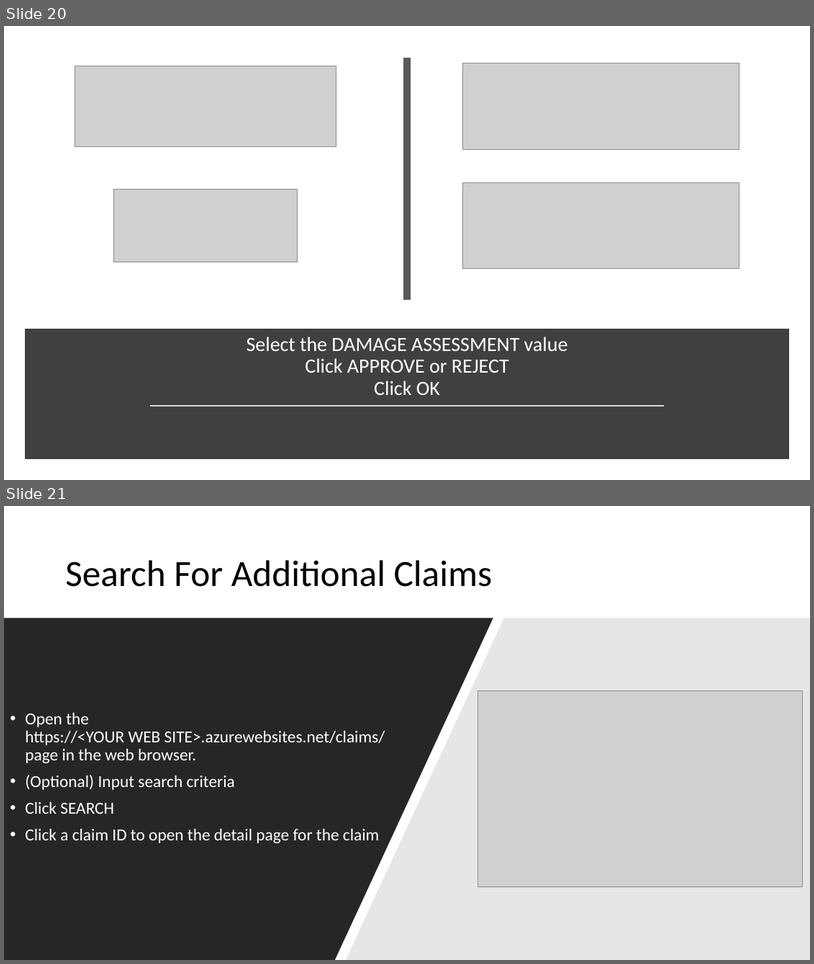
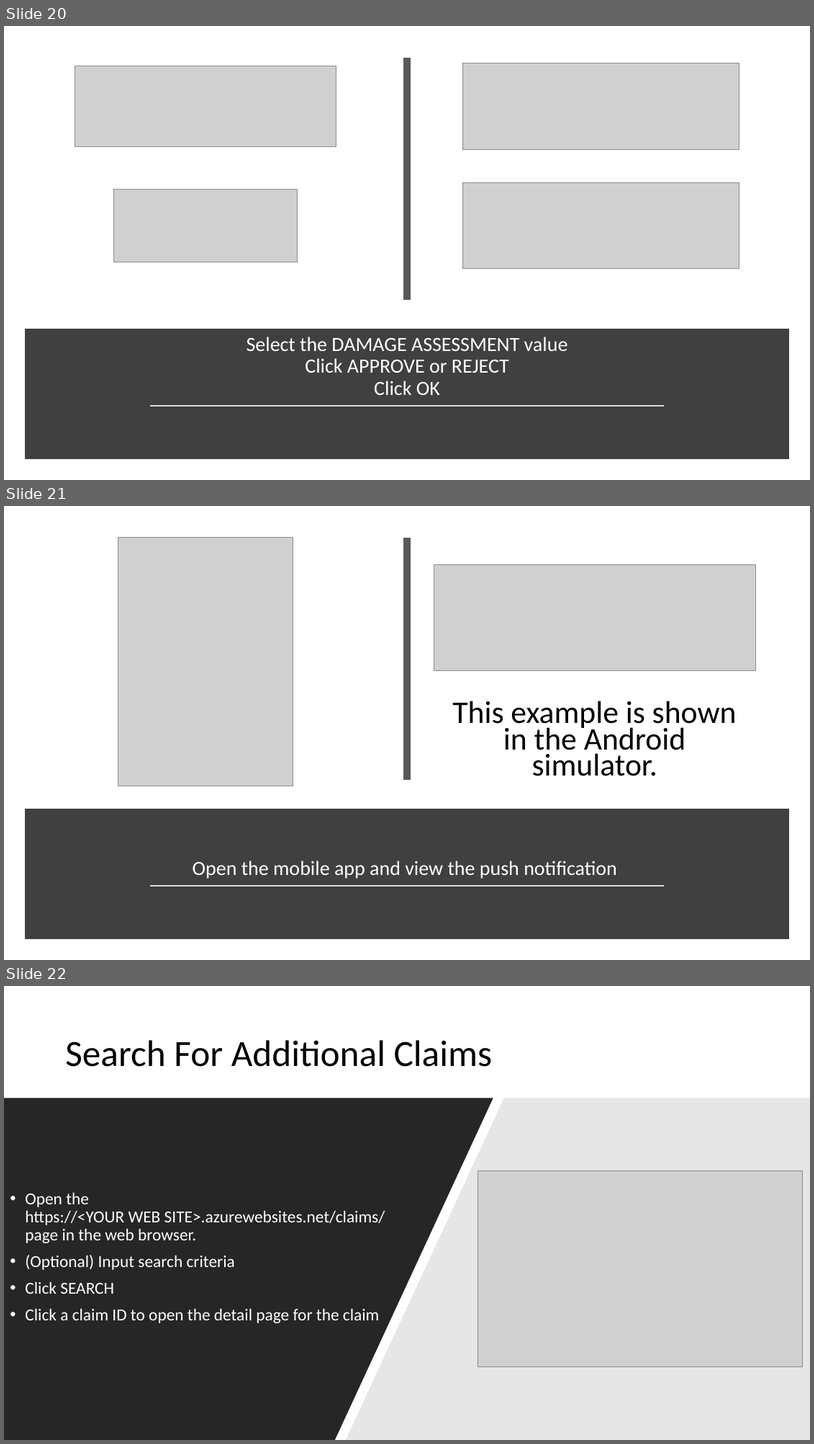
Before and after one commit to TylerLu/ContosoInsurance2, a slide deck: Src/Demo Script.pptx. Shown one above the other, each under a label of ours: slides 20 and 21 before the commit, slides 20, 21 and 22 after it. The pictures are 814x964 and 814x1444 pixels, drawn with LibreOffice and Linux fonts; fonts in the diff are those of the drawing; grey boxes stand for pictures. Boxes give left, top, right and bottom in pixels: in the first picture for what was removed or moved away, otherwise in the second. Text is boxed around its words. In the diff, an @@ line names an element or a change of style, - is before the commit and + after.

```diff
--- a/Src/Demo Script.pptx
+++ b/Src/Demo Script.pptx
@@ slide 21 added at bbox=[4, 506, 810, 960], background #FFFFFF @@
@@ picture added at bbox=[118, 538, 293, 786] @@
@@ line added from (407, 538) to (407, 780), #595959 8 pt @@
@@ picture added at bbox=[434, 565, 756, 671] @@
@@ text added at bbox=[453, 700, 737, 776], 37.4 pt, text #000000 @@
+This example is shown in the Android simulator.
@@ rectangle added at bbox=[28, 813, 786, 935], fill #404040, outline #404040 10 pt @@
@@ title added at bbox=[193, 860, 617, 878], 24 pt, text #FFFFFF @@
+Open the mobile app and view the push notification
@@ line added from (150, 886) to (665, 886), #D9D9D9 1.75 pt @@
@@ what was slide 21 is now slide 22 @@
```
Also in this commit, not shown: 28 other files.
